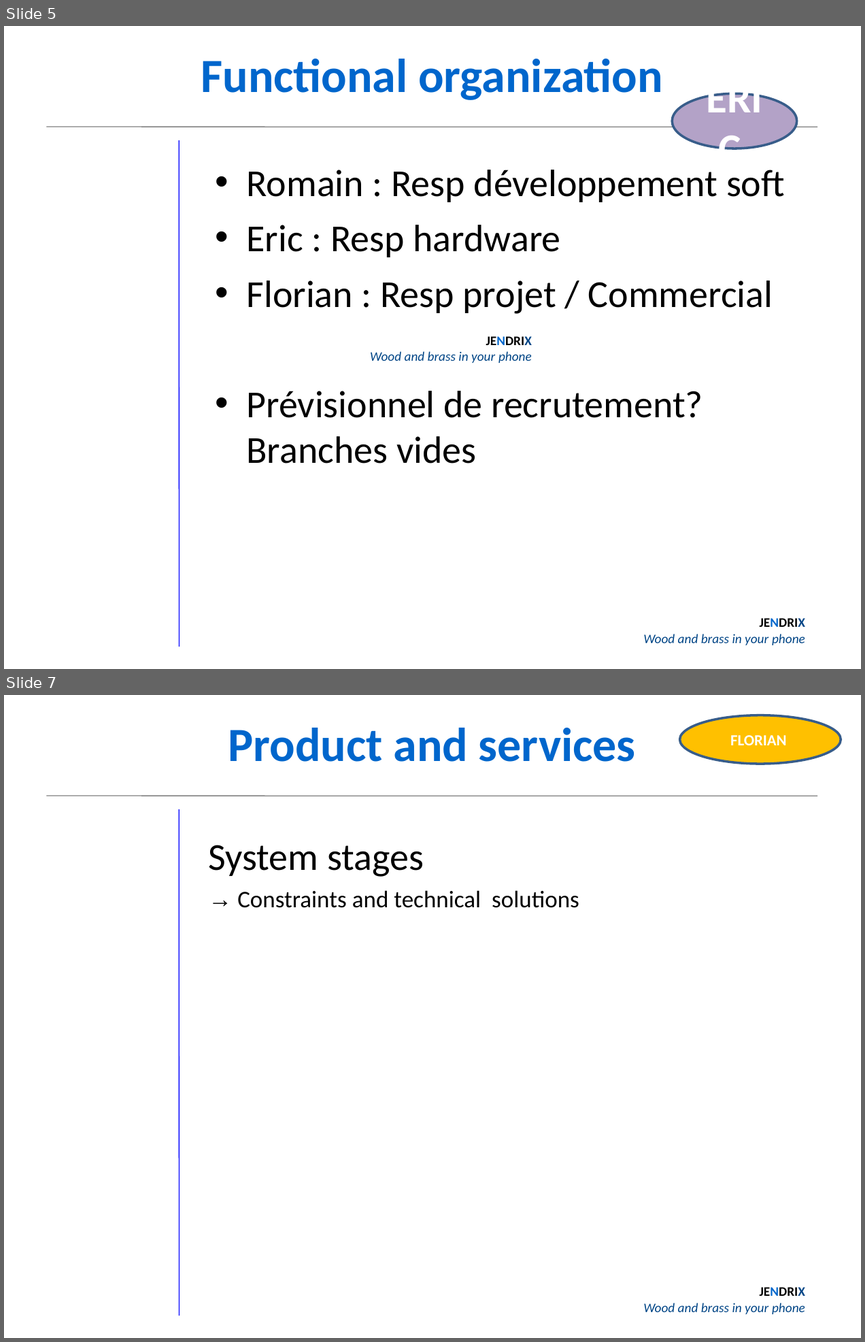
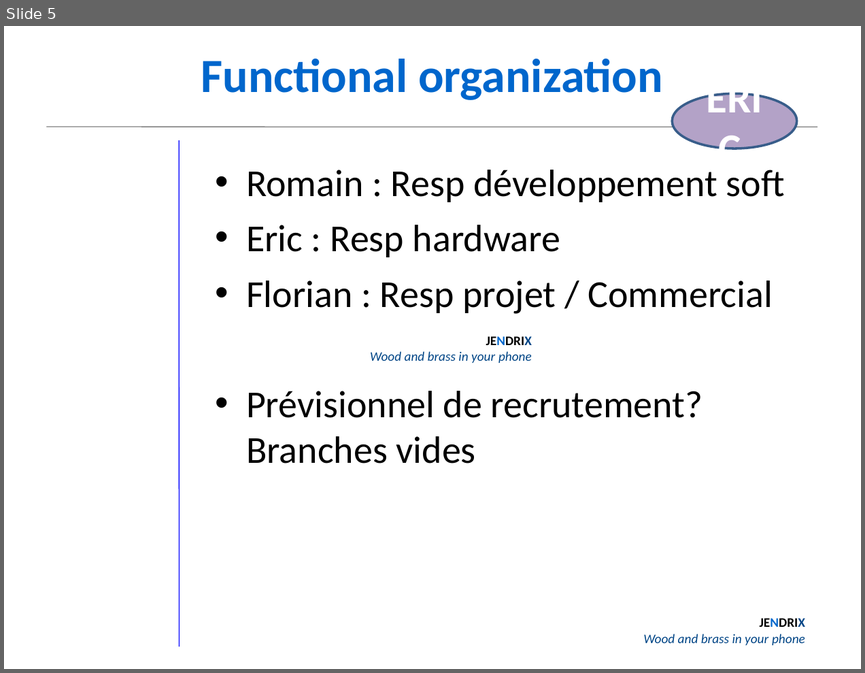
Before and after one commit to th3fr33man/jendrix, a slide deck: Rapports/JENDRIX ' presentation.ppt. Shown one above the other, each under a label of ours: slides 5 and 7 before the commit, slide 5 after it; the slides between them are not shown. The pictures are 865x1342 and 865x673 pixels, drawn with LibreOffice and Linux fonts; fonts in the diff are those of the drawing; background and template pictures are left out. Boxes give left, top, right and bottom in pixels: in the first picture for what was removed or moved away, otherwise in the second. Text is boxed around its words. In the diff, an @@ line names an element or a change of style, - is before the commit and + after.

```diff
--- a/Rapports/JENDRIX ' presentation.ppt
+++ b/Rapports/JENDRIX ' presentation.ppt
@@ slide 7 removed at (4,695,861,1338), background #FFFFFF; not listed: 3 template elements that a slide beside it also shows @@
@@ text removed at (228,728,636,762) @@
-Product and services
@@ ellipse removed at (680,715,841,764) @@
-FLORIAN
@@ text removed at (208,845,579,908) @@
-System stages
-→ Constraints and technical solutions
```
Also in this commit, not shown: 5 other slides changed, 7 slides added, 4 other slides removed, 2 other files.
